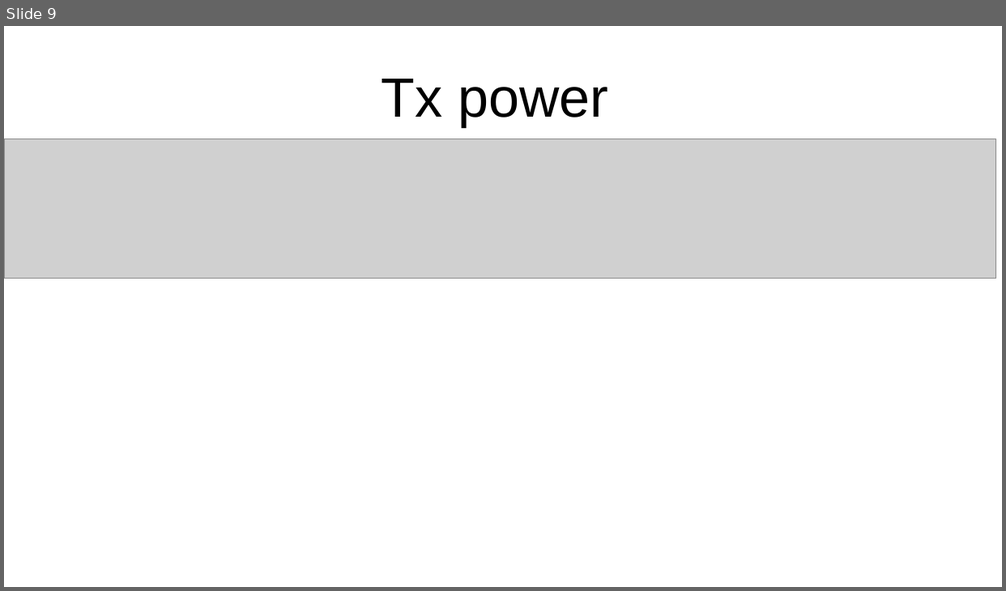
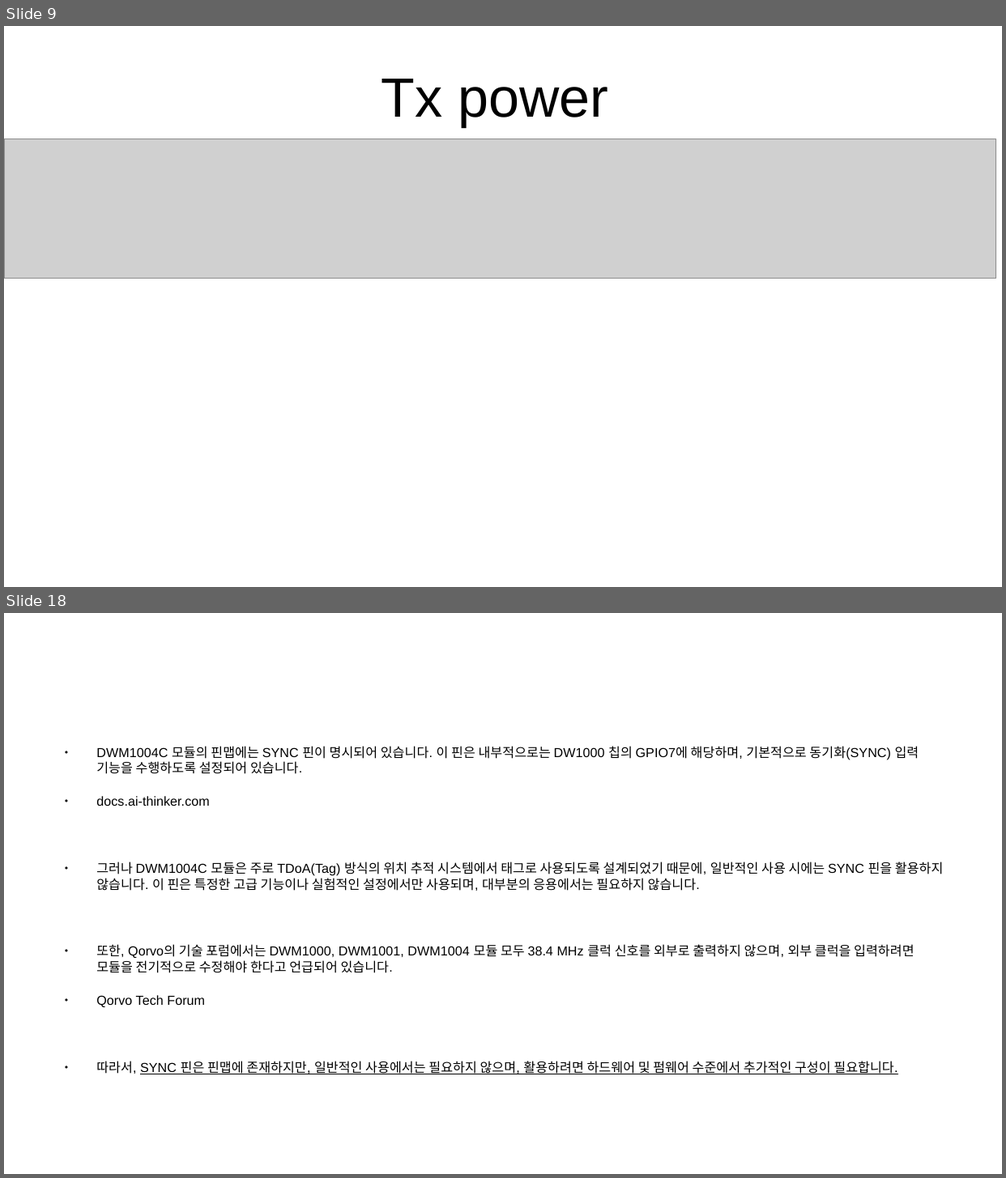
Before and after one commit to Shinjinok/dwm1001_ex, a slide deck: DWm1001_EXAMPLE_BUILD.odp. Shown one above the other, each under a label of ours: slide 9 before the commit, slides 9 and 18 after it; the slides between them are not shown. The pictures are 1006x591 and 1006x1178 pixels, drawn with LibreOffice and Linux fonts; fonts in the diff are those of the drawing; grey boxes stand for pictures. Boxes give left, top, right and bottom in pixels: in the first picture for what was removed or moved away, otherwise in the second. Text is boxed around its words. In the diff, an @@ line names an element or a change of style, - is before the commit and + after.

```diff
--- a/DWm1001_EXAMPLE_BUILD.odp
+++ b/DWm1001_EXAMPLE_BUILD.odp
@@ slide 18 added at box(4, 613, 1002, 1174), background #FFFFFF @@
@@ text added at box(96, 746, 944, 1075), 10.4 pt, text #000000 @@
+● DWM1004C 모듈의 핀맵에는 SYNC 핀이 명시되어 있습니다. 이 핀은 내부적으로는 DW1000 칩의 GPIO7에 해당하며, 기본적으로 동기화(SYNC) 입력 기능을 수행하도록 설정되어 있습니다.
+● docs.ai-thinker.com
+● 그러나 DWM1004C 모듈은 주로 TDoA(Tag) 방식의 위치 추적 시스템에서 태그로 사용되도록 설계되었기 때문에, 일반적인 사용 시에는 SYNC 핀을 활용하지 않습니다. 이 핀은 특정한 고급 기능이나 실험적인 설정에서만 사용되며, 대부분의 응용에서는 필요하지 않습니다.
+● 또한, Qorvo의 기술 포럼에서는 DWM1000, DWM1001, DWM1004 모듈 모두 38.4 MHz 클럭 신호를 외부로 출력하지 않으며, 외부 클럭을 입력하려면 모듈을 전기적으로 수정해야 한다고 언급되어 있습니다.
+● Qorvo Tech Forum
+● 따라서, SYNC 핀은 핀맵에 존재하지만, 일반적인 사용에서는 필요하지 않으며, 활용하려면 하드웨어 및 펌웨어 수준에서 추가적인 구성이 필요합니다.
```
Also in this commit, not shown: 1 slide changed, 8 other slides added, 6 other files.
